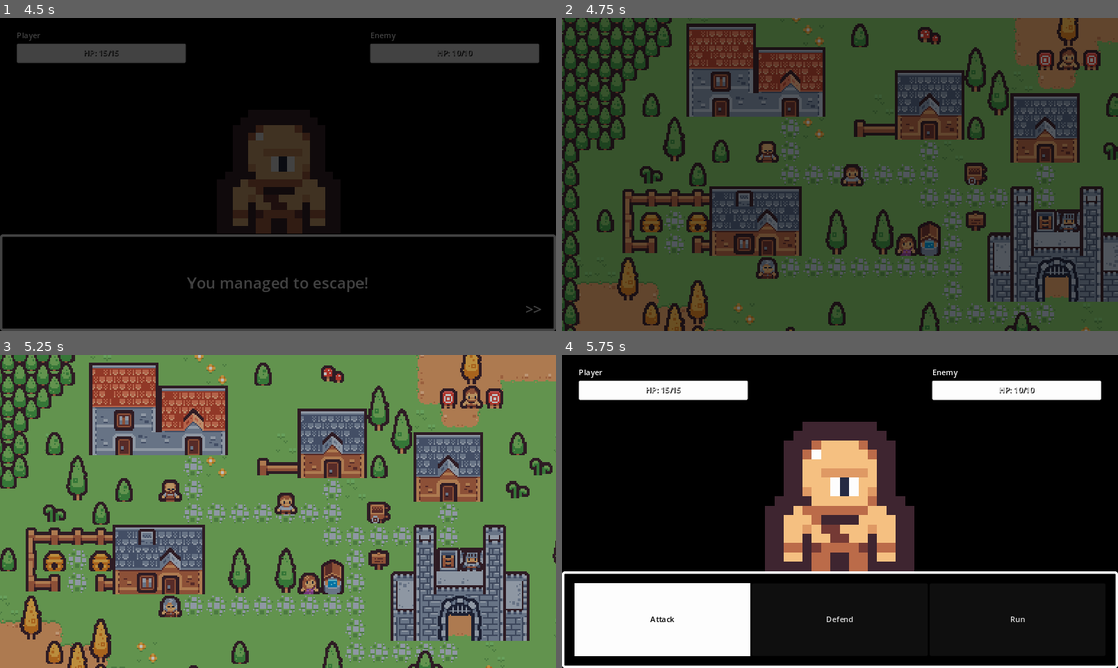
Above: before the commit, frames 1-4 (two rows, left to right).
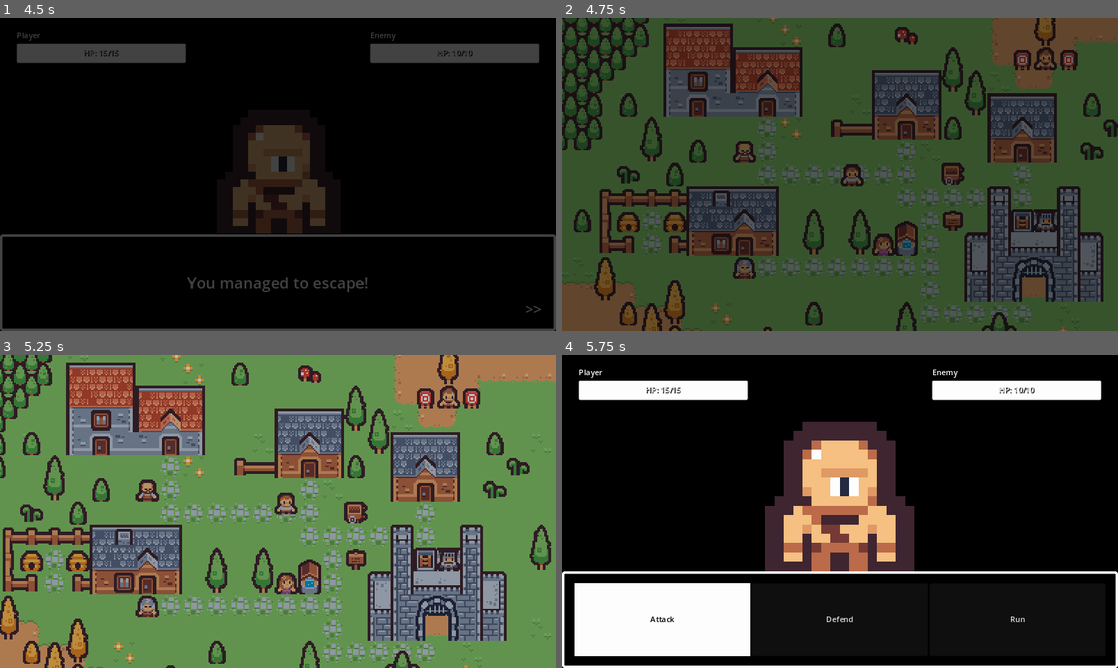
Above: after the commit, the same moments.

Repository: Teeohbee/TinyTown
Game: Godot game, scene res://world.tscn
Same seed, same stepped clock (60 frames per second), same inputs: the game is played once before the commit and once after it.
Inputs:
- Up to frame 1 (4.5 s): tap Enter (ui_accept) at 0.5, 0.6, 0.77, 1.07, 1.35, 1.52, 1.82, 4.25, 4.35 s; hold Right (ui_right) 0.53-1.28 s; hold Down (ui_down) 1.28-2 s; click "Attack" at 2 s; click "Defend" at 2.75 s; click "Run" at 3.5 s; hold Right (ui_right) from 4.28 s (still down)
- Up to frame 2 (4.75 s): keep holding Right (ui_right)
- Up to frame 3 (5.25 s): release Right (ui_right) at 5.03 s; hold Up (ui_up) from 5.03 s (still down); tap Enter (ui_accept) at 5.1 s
- Up to frame 4 (5.75 s): keep holding Up (ui_up); tap Enter (ui_accept) at 5.27, 5.57 s

Frame 1 is identical in both runs. In frame 2, 38% of the frame differs, in the area x 0-100%, y 0-100%; in frame 3, 42%; in frame 4, nothing differs.

Commit message:
Save player position between battles

Diff:
--- a/player.gd
+++ b/player.gd
@@ -17,7 +17,8 @@
 
 # Called when the node enters the scene tree for the first time.
 func _ready():
-	pass
+	position = PlayerState.last_position
+	$Camera2D.reset_smoothing()
 
 
 # Called every frame. 'delta' is the elapsed time since the previous frame.
@@ -25,6 +26,7 @@
 	handle_movement()
 	if Input.is_action_just_pressed("ui_accept"):
 		SceneTransition.change_scene_to_file(BATTLE_SCENE_PATH)
+		PlayerState.last_position = position
 
 
 # Handles player movement
--- a/player_state.gd
+++ b/player_state.gd
@@ -1,5 +1,6 @@
 extends Node
 
+@export var last_position = Vector2(520, 296)
 @export var enemy_name = "cyclops"
 @export var health = 15
 @export var max_health = 15
